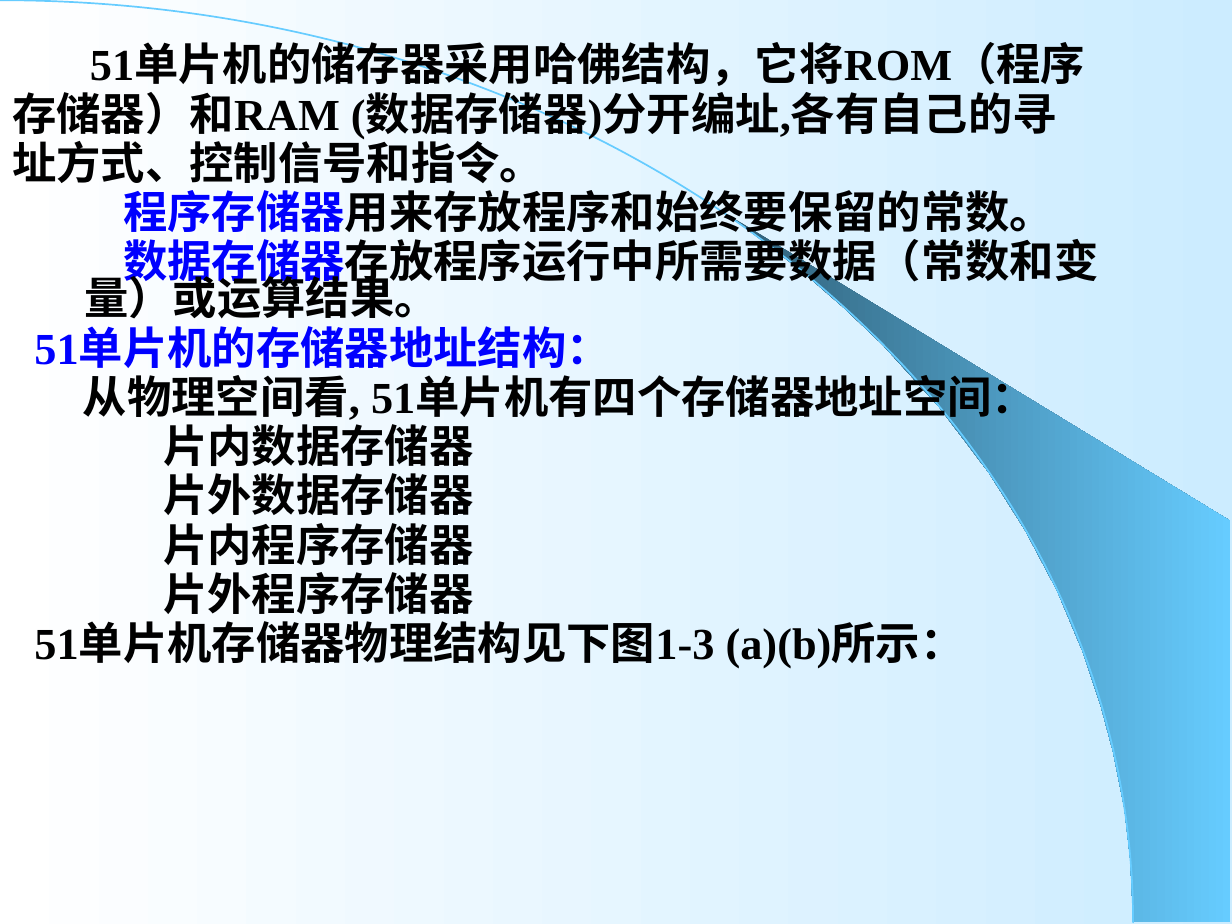
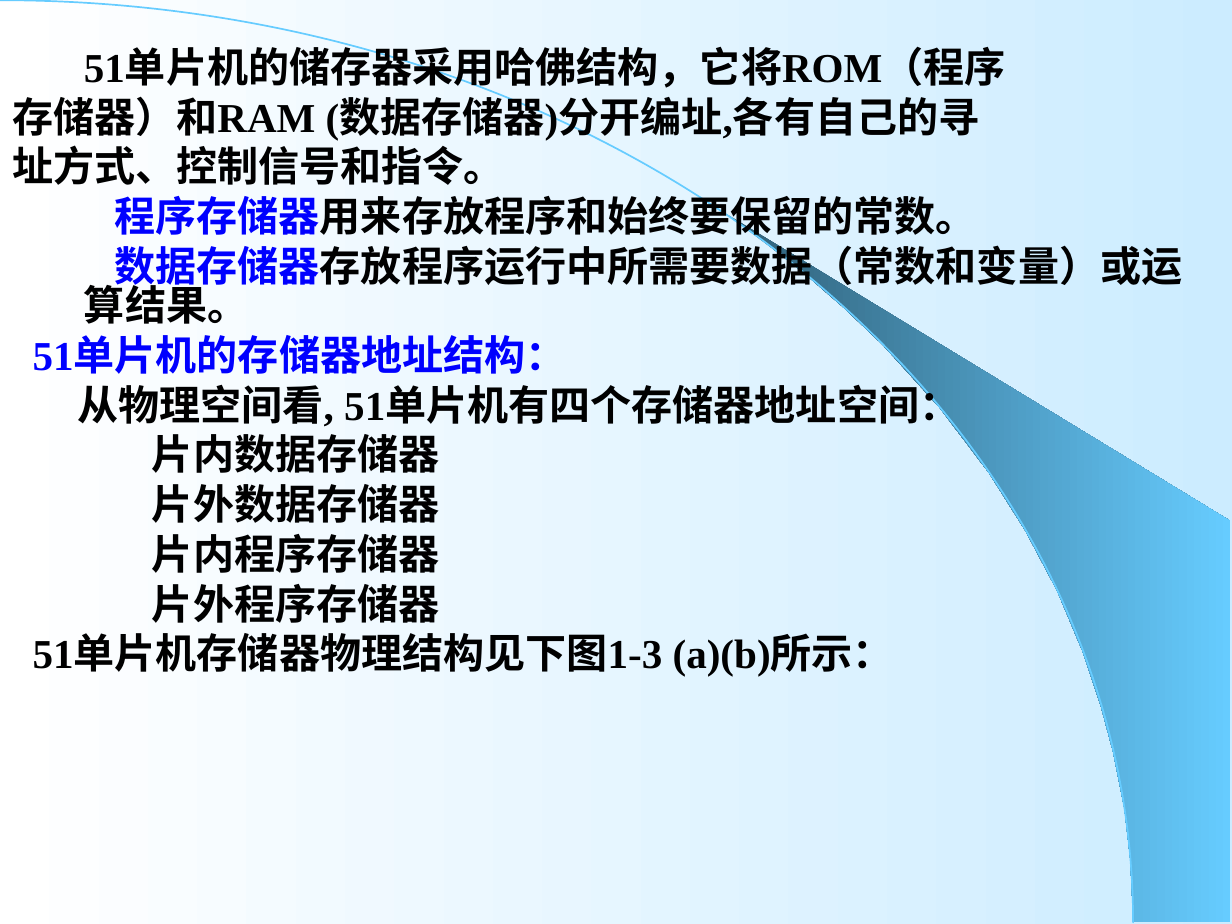
Before and after one commit to ZJWang9928/Own-Notes, a slide deck: slide 9 of 单片机课件/第1章+51单片机结构-1.ppt. Drawn at 1232x924 pixels with LibreOffice and Linux fonts; fonts in the diff are those of the drawing. Boxes give left, top, right and bottom in pixels: in the first picture for what was removed or moved away, otherwise in the second. Text is boxed around its words. In the diff, an @@ line names an element or a change of style, - is before the commit and + after.

```diff
--- a/单片机课件/第1章+51单片机结构-1.ppt
+++ b/单片机课件/第1章+51单片机结构-1.ppt
@@ text "51单片机的储存器采用哈佛结构，它将ROM（程序" at (12,50,1183,676): size 25.9 to 24 pt; line spacing 0.7 to 0.8; less space between paragraphs @@
```
Also in this commit, not shown: 5 other slides changed, 17 other files.
